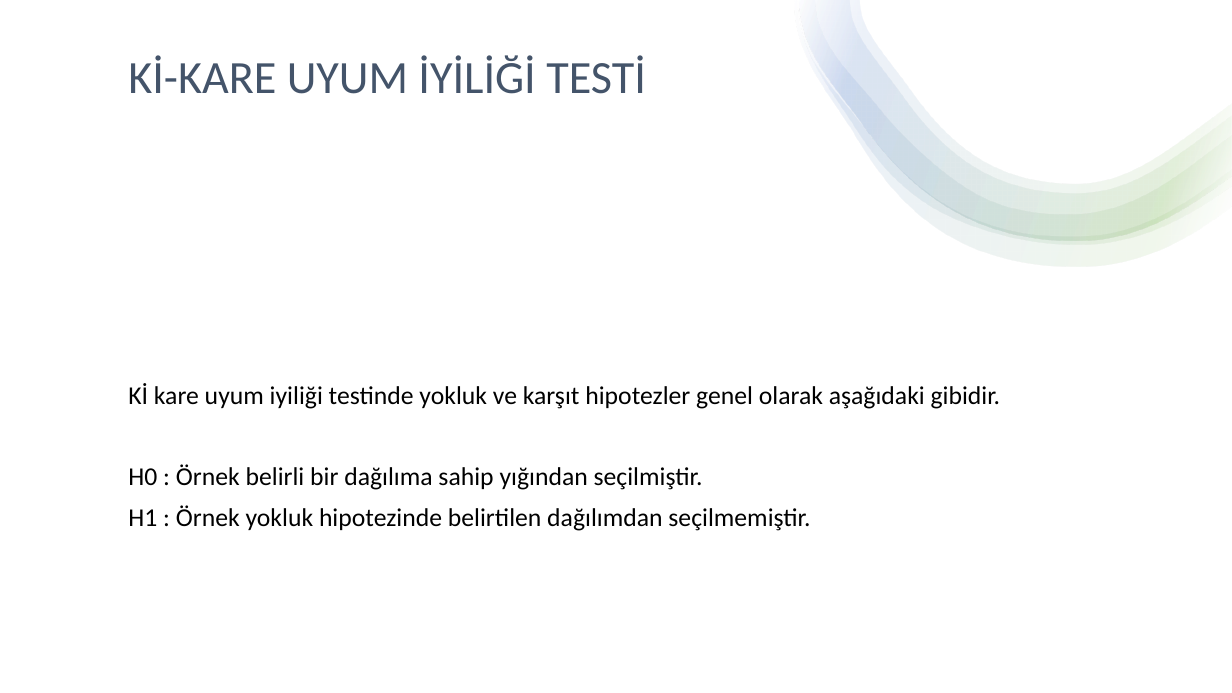
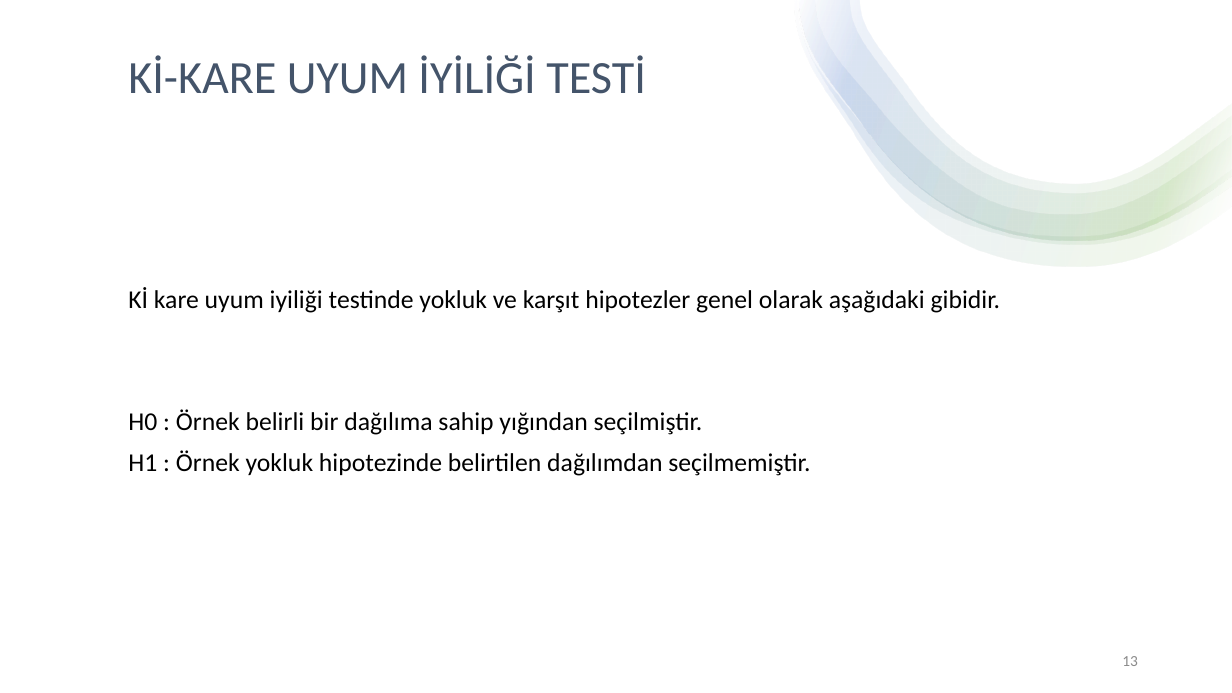
Before and after one commit to chnmzrkgithub/seminer, a slide deck: slide 13 of cihan.pptx (slide 10 before the commit). Drawn at 1232x693 pixels with LibreOffice and Linux fonts; fonts in the diff are those of the drawing. Boxes give left, top, right and bottom in pixels: in the first picture for what was removed or moved away, otherwise in the second. Text is boxed around its words. In the diff, an @@ line names an element or a change of style, - is before the commit and + after.

```diff
--- a/cihan.pptx
+++ b/cihan.pptx
@@ text "Kİ kare uyum iyiliği testinde ..." rewrapped from bbox=[128, 383, 1001, 531] to bbox=[128, 287, 1001, 476] @@
@@ page number added at bbox=[1122, 656, 1138, 666], 12 pt, text #8C8C8C @@
+13
```
Also in this commit, not shown: 10 other slides changed, 2 slides added, 1 slide removed, 2 other files.
